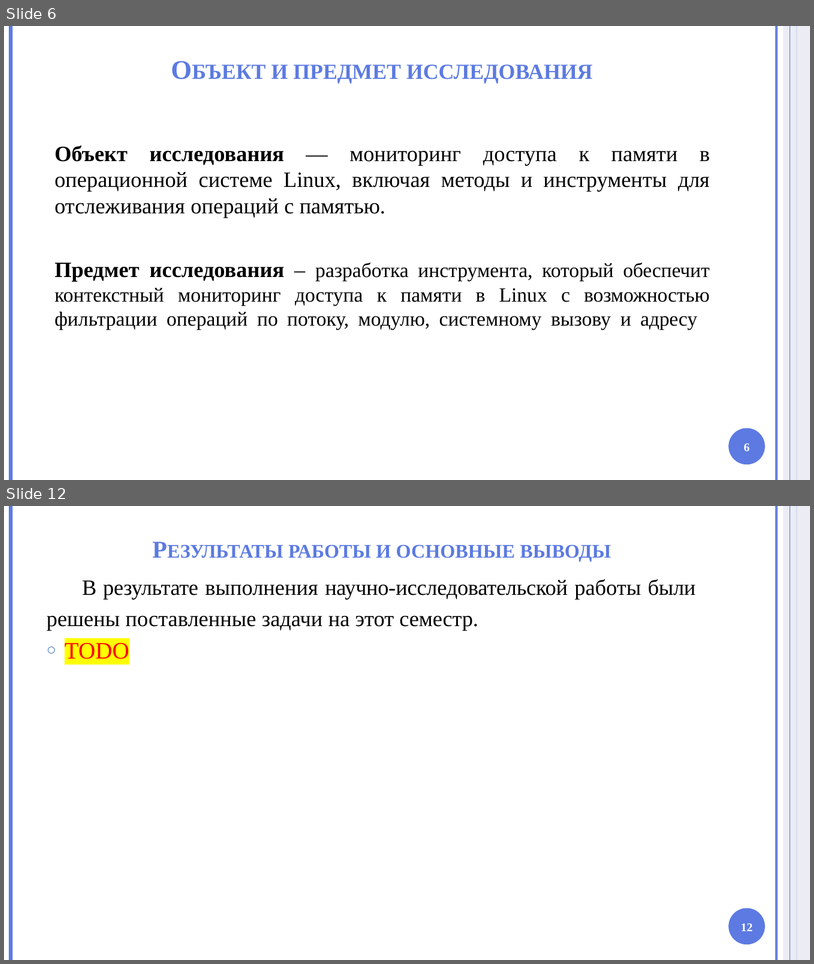
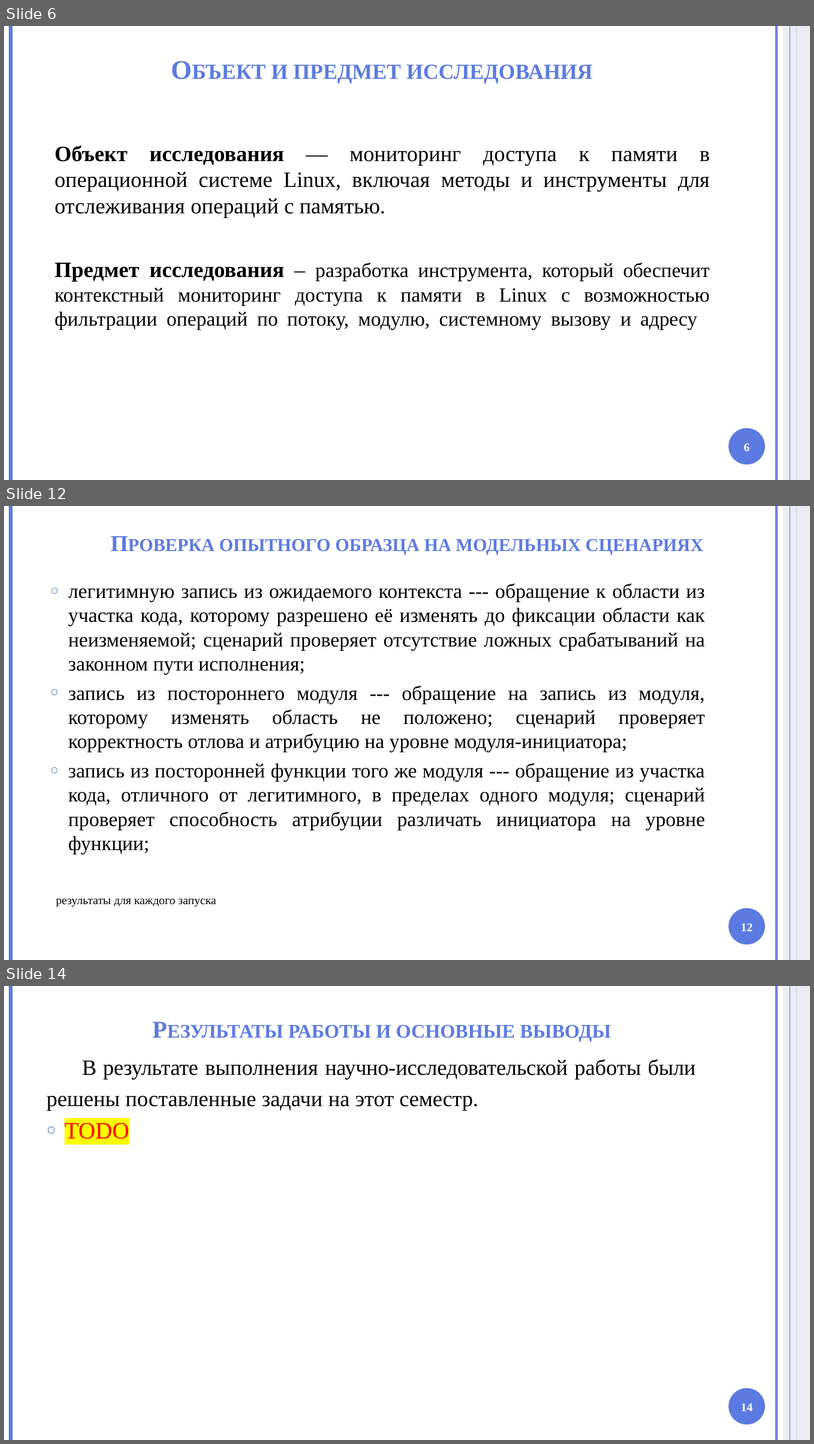
Before and after one commit to HotHeadd/nir_mephi, a slide deck: part2/Презентация.pptx. Shown one above the other, each under a label of ours: slides 6 and 12 before the commit, slides 6, 12 and 14 after it; the slides between them are not shown. The pictures are 814x964 and 814x1444 pixels, drawn with LibreOffice and Linux fonts; fonts in the diff are those of the drawing; background and template pictures are left out. Boxes give left, top, right and bottom in pixels: in the first picture for what was removed or moved away, otherwise in the second. Text is boxed around its words. In the diff, an @@ line names an element or a change of style, - is before the commit and + after.

```diff
--- a/part2/Презентация.pptx
+++ b/part2/Презентация.pptx
@@ slide 12 added at (x1=4, y1=506, x2=810, y2=960), background #FFFFFF; not listed: 6 template elements that a slide beside it also shows @@
@@ title added at (x1=219, y1=539, x2=704, y2=555), 27 pt, text #5C7AE1, bold, small capitals @@
+Проверка опытного образца на модельных сценариях
@@ text added at (x1=68, y1=583, x2=705, y2=854), 24 pt, text #000000 @@
+○ легитимную запись из ожидаемого контекста --- обращение к области из участка кода, которому разрешено её изменять до фиксации области как неизменяемой; сценарий проверяет отсутствие ложных срабатываний на законном пути исполнения;
+○ запись из постороннего модуля --- обращение на запись из модуля, которому изменять область не положено; сценарий проверяет корректность отлова и атрибуцию на уровне модуля-инициатора;
+○ запись из посторонней функции того же модуля --- обращение из участка кода, отличного от легитимного, в пределах одного модуля; сценарий проверяет способность атрибуции различать инициатора на уровне функции;
@@ text added at (x1=56, y1=898, x2=216, y2=907), 14 pt, text #000000 @@
+результаты для каждого запуска
@@ page number added at (x1=741, y1=923, x2=753, y2=931), 14 pt, text #FFFFFF, bold @@
+12
@@ what was slide 12 is now slide 14 @@
@@ page number at (x1=741, y1=1403, x2=753, y2=1411): text changed @@
-12
+14
```
Also in this commit, not shown: 2 slides changed, 5 other slides added, 4 slides removed, 32 other files.
